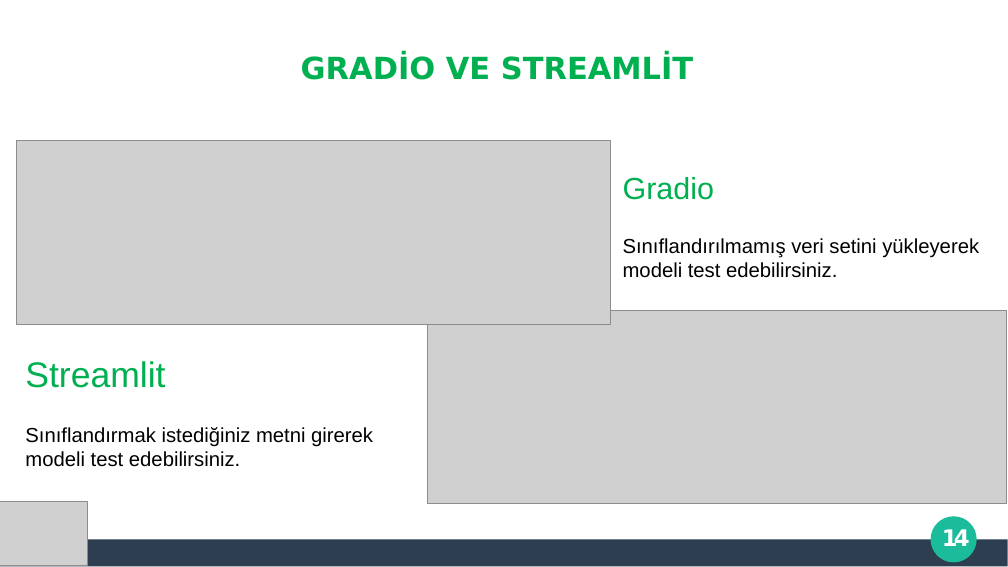
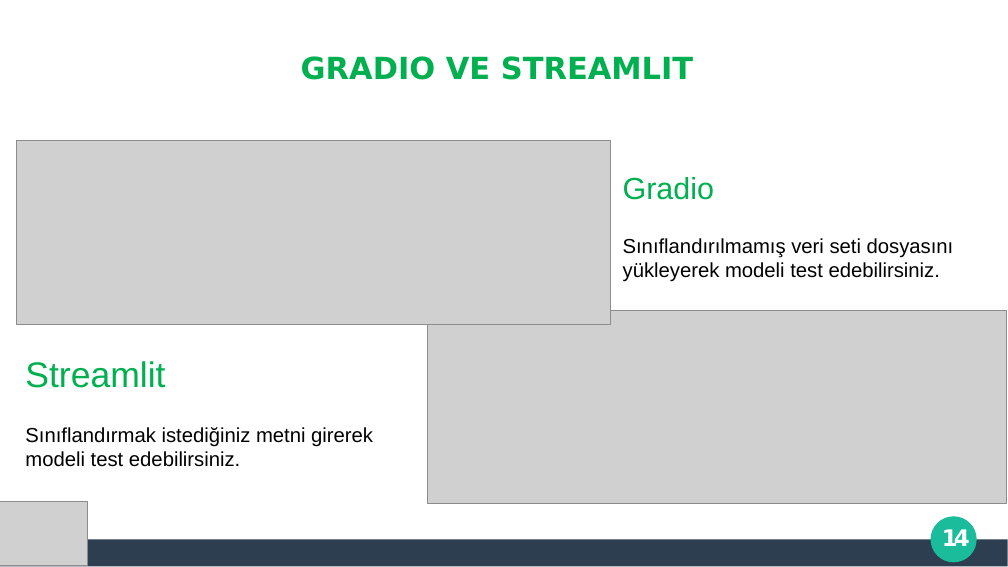
Before and after one commit to thealper2/gat0r-nlp, a slide deck: slide 14 of GATOR_Sunum.pptx. Drawn at 1008x567 pixels with LibreOffice and Linux fonts; fonts in the diff are those of the drawing; grey boxes stand for pictures; background and template pictures are left out. Boxes give left, top, right and bottom in pixels: in the first picture for what was removed or moved away, otherwise in the second. Text is boxed around its words. In the diff, an @@ line names an element or a change of style, - is before the commit and + after.

```diff
--- a/GATOR_Sunum.pptx
+++ b/GATOR_Sunum.pptx
@@ title at (301, 56, 693, 80): text changed @@
-GRADİO VE STREAMLİT
+GRADIO VE STREAMLIT
@@ text at (623, 238, 954, 282): text changed @@
-Sınıflandırılmamış veri setini yükleyerek
-modeli test edebilirsiniz.
+Sınıflandırılmamış veri seti dosyasını yükleyerek modeli test edebilirsiniz.
```
Also in this commit, not shown: 7 other slides changed, 1 slide added.
